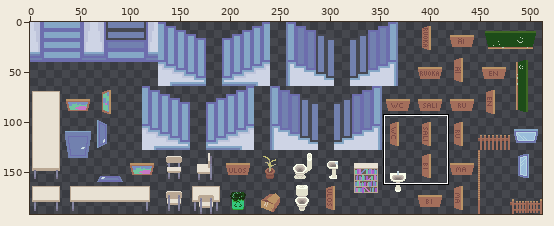
Edited in one commit: sprite sheet (assets/sprites/props/overworld/props.png). Above, an overview of the earlier version with the close-up marked.
Close-up. Earlier state:
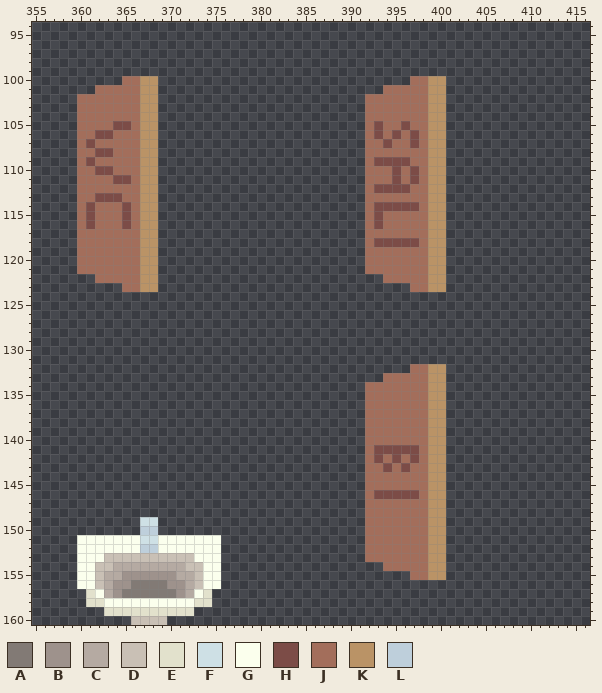
The file is 512x192 pixels. Shown: x 355..416, y 94..160. The commit also changed other parts of the picture, which this record leaves out.
Palette (. is transparent): A #827a75  B #9e928c  C #b5aaa2  D #c9c0b5  E #e2e1cc  F #cee0e5  G #fbffed  H #7c4c47  J #a36e5b  K #ba9366  L #becfdb
Pixels before (only the part around the change), first column x 355:
 94 ..............................................................
 95 ..............................................................
 96 ..............................................................
 97 ..............................................................
 98 ..............................................................
 99 ..............................................................
100 ..........JJKK............................JJKK................
101 .......JJJJJKK.........................JJJJJKK................
102 .....JJJJJJJKK.......................JJJJJJJKK................
103 .....JJJJJJJKK.......................JJJJJJJKK................
104 .....JJJJJJJKK.......................JJJJJJJKK................
105 .....JJJJHHJKK.......................JHJJHJJKK................
106 .....JJHHJJJKK.......................JHJHJHJKK................
107 .....JHJJJJJKK.......................JJHJJHJKK................
108 .....JJHHJJJKK.......................JJJJJJJKK................
109 .....JHJJJJJKK.......................JHHHHJJKK................
110 .....JJHHJJJKK.......................JJJHJHJKK................
111 .....JJJJHHJKK.......................JJJHJHJKK................
112 .....JJJJJJJKK.......................JHHHHJJKK................
113 .....JJHHHJJKK.......................JJJJJJJKK................
114 .....JHJJJHJKK.......................JHHHHHJKK................
115 .....JHJJJHJKK.......................JHJJJJJKK................
116 .....JHJJJHJKK.......................JHJJJJJKK................
117 .....JJJJJJJKK.......................JJJJJJJKK................
118 .....JJJJJJJKK.......................JHHHHHJKK................
119 .....JJJJJJJKK.......................JJJJJJJKK................
120 .....JJJJJJJKK.......................JJJJJJJKK................
121 .....JJJJJJJKK.......................JJJJJJJKK................
122 .......JJJJJKK.........................JJJJJKK................
123 ..........JJKK............................JJKK................
124 ..............................................................
125 ..............................................................
126 ..............................................................
127 ..............................................................
128 ..............................................................
129 ..............................................................
130 ..............................................................
131 ..............................................................
132 ..........................................JJKK................
133 .......................................JJJJJKK................
134 .....................................JJJJJJJKK................
135 .....................................JJJJJJJKK................
136 .....................................JJJJJJJKK................
137 .....................................JJJJJJJKK................
138 .....................................JJJJJJJKK................
139 .....................................JJJJJJJKK................
140 .....................................JJJJJJJKK................
141 .....................................JHHHHHJKK................
142 .....................................JHJHJHJKK................
143 .....................................JJHJHJJKK................
144 .....................................JJJJJJJKK................
145 .....................................JJJJJJJKK................
146 .....................................JHHHHHJKK................
147 .....................................JJJJJJJKK................
148 .....................................JJJJJJJKK................
149 ............FF.......................JJJJJJJKK................
150 ............LL.......................JJJJJJJKK................
151 .....GGGGGGGFFGGGGGGG................JJJJJJJKK................
152 .....GGGGGGGLLGGGGGGG................JJJJJJJKK................
153 .....GGGDDDDDDDDDDGGG................JJJJJJJKK................
154 .....GGDDCCCCCCCCDDGG..................JJJJJKK................
155 .....GGDCCBBBBBBCCDGG.....................JJKK................
156 .....GGDCBBAAAABBCDGG.........................................
157 ......EGCBAAAAAABCGE..........................................
158 ......EEGGGGGGGGGGEE..........................................
159 ........EEEEEEEEEE............................................
160 ...........DDDD...............................................
The result:
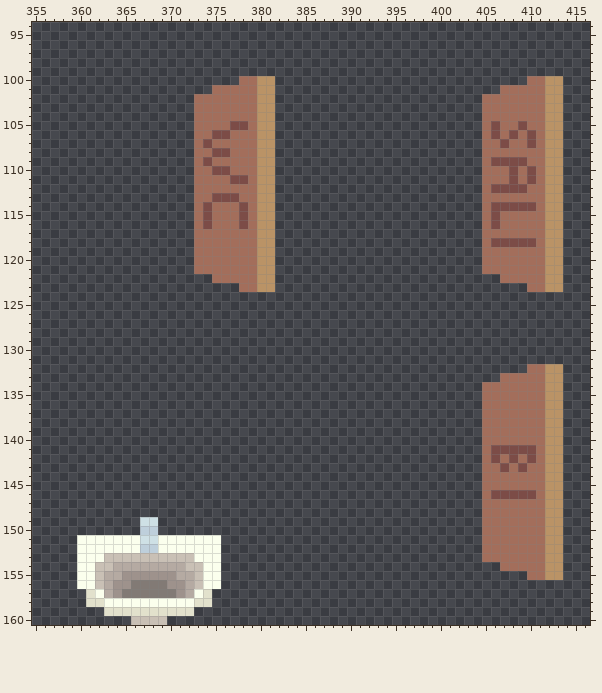
Diff:
Changed rows in their new state; - is an unchanged pixel.
first column x 360:
100 -----....---------JJKK---------------....---------JJKK
101 --.......------JJJJJKK------------.......------JJJJJKK
102 .........----JJJJJJJKK----------.........----JJJJJJJKK
103 .........----JJJJJJJKK----------.........----JJJJJJJKK
104 .........----JJJJJJJKK----------.........----JJJJJJJKK
105 .........----JJJJHHJKK----------.........----JHJJHJJKK
106 .........----JJHHJJJKK----------.........----JHJHJHJKK
107 .........----JHJJJJJKK----------.........----JJHJJHJKK
108 .........----JJHHJJJKK----------.........----JJJJJJJKK
109 .........----JHJJJJJKK----------.........----JHHHHJJKK
110 .........----JJHHJJJKK----------.........----JJJHJHJKK
111 .........----JJJJHHJKK----------.........----JJJHJHJKK
112 .........----JJJJJJJKK----------.........----JHHHHJJKK
113 .........----JJHHHJJKK----------.........----JJJJJJJKK
114 .........----JHJJJHJKK----------.........----JHHHHHJKK
115 .........----JHJJJHJKK----------.........----JHJJJJJKK
116 .........----JHJJJHJKK----------.........----JHJJJJJKK
117 .........----JJJJJJJKK----------.........----JJJJJJJKK
118 .........----JJJJJJJKK----------.........----JHHHHHJKK
119 .........----JJJJJJJKK----------.........----JJJJJJJKK
120 .........----JJJJJJJKK----------.........----JJJJJJJKK
121 .........----JJJJJJJKK----------.........----JJJJJJJKK
122 --.......------JJJJJKK------------.......------JJJJJKK
123 -----....---------JJKK---------------....---------JJKK
first column x 392:
132 -----....---------JJKK
133 --.......------JJJJJKK
134 .........----JJJJJJJKK
135 .........----JJJJJJJKK
136 .........----JJJJJJJKK
137 .........----JJJJJJJKK
138 .........----JJJJJJJKK
139 .........----JJJJJJJKK
140 .........----JJJJJJJKK
141 .........----JHHHHHJKK
142 .........----JHJHJHJKK
143 .........----JJHJHJJKK
144 .........----JJJJJJJKK
145 .........----JJJJJJJKK
146 .........----JHHHHHJKK
147 .........----JJJJJJJKK
148 .........----JJJJJJJKK
149 .........----JJJJJJJKK
150 .........----JJJJJJJKK
151 .........----JJJJJJJKK
152 .........----JJJJJJJKK
153 .........----JJJJJJJKK
154 --.......------JJJJJKK
155 -----....---------JJKK
